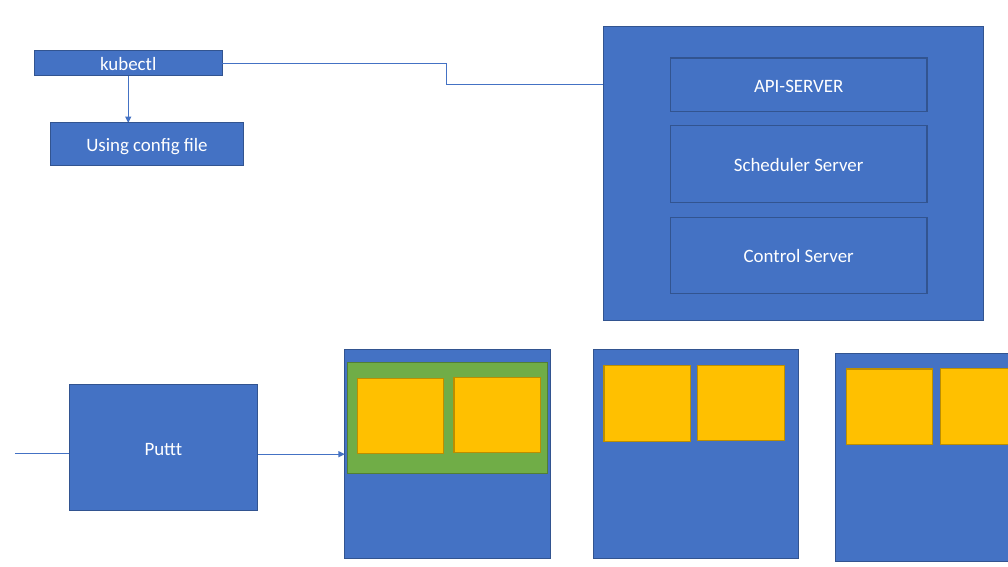
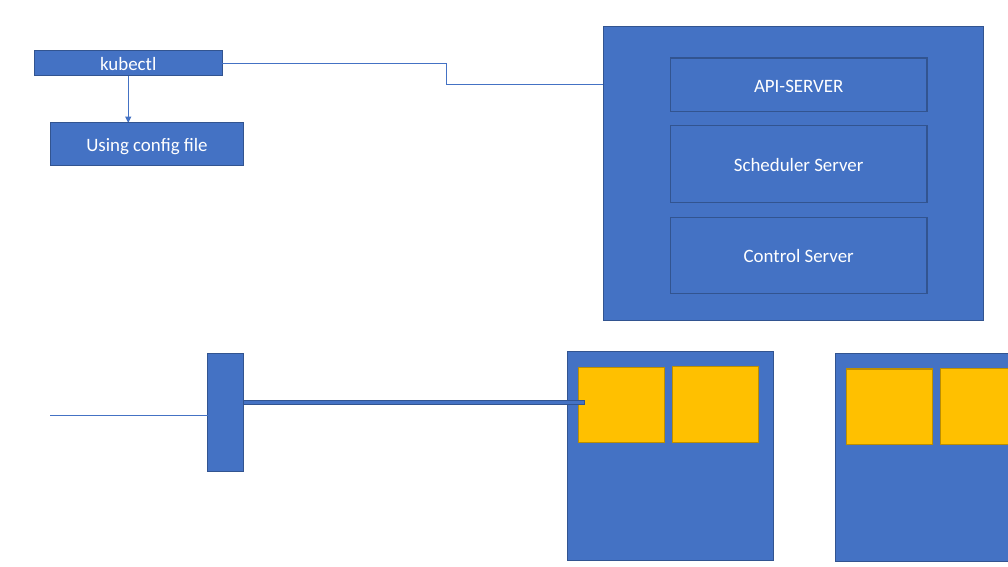
Before and after one commit to nileshdevdas/advaws, a slide deck: slide 17 of AWSPresentation1.pptx. Drawn at 1008x567 pixels with LibreOffice and Linux fonts; fonts in the diff are those of the drawing. Boxes give left, top, right and bottom in pixels: in the first picture for what was removed or moved away, otherwise in the second. Text is boxed around its words. In the diff, an @@ line names an element or a change of style, - is before the commit and + after.

```diff
--- a/AWSPresentation1.pptx
+++ b/AWSPresentation1.pptx
@@ rectangle added at (208,353,243,471), fill #4472C4, outline #325491 1 pt @@
@@ rectangle removed at (70,385,257,510) @@
-Puttt
@@ group removed at (345,350,551,559): 4 rectangles @@
@@ 3 rectangles: place and size @@
-3 rectangles at (594,350,799,559)
+3 rectangles at (568,352,774,560)
@@ arrow added from (51, 416) to (215, 416), #4472C4 0.5 pt @@
@@ rectangle added at (228,401,585,405), fill #4472C4, outline #325491 1 pt @@
@@ elbow arrow removed from (15, 453) to (345, 454) @@
```
Also in this commit, not shown: 1 slide added, 5 other files.
